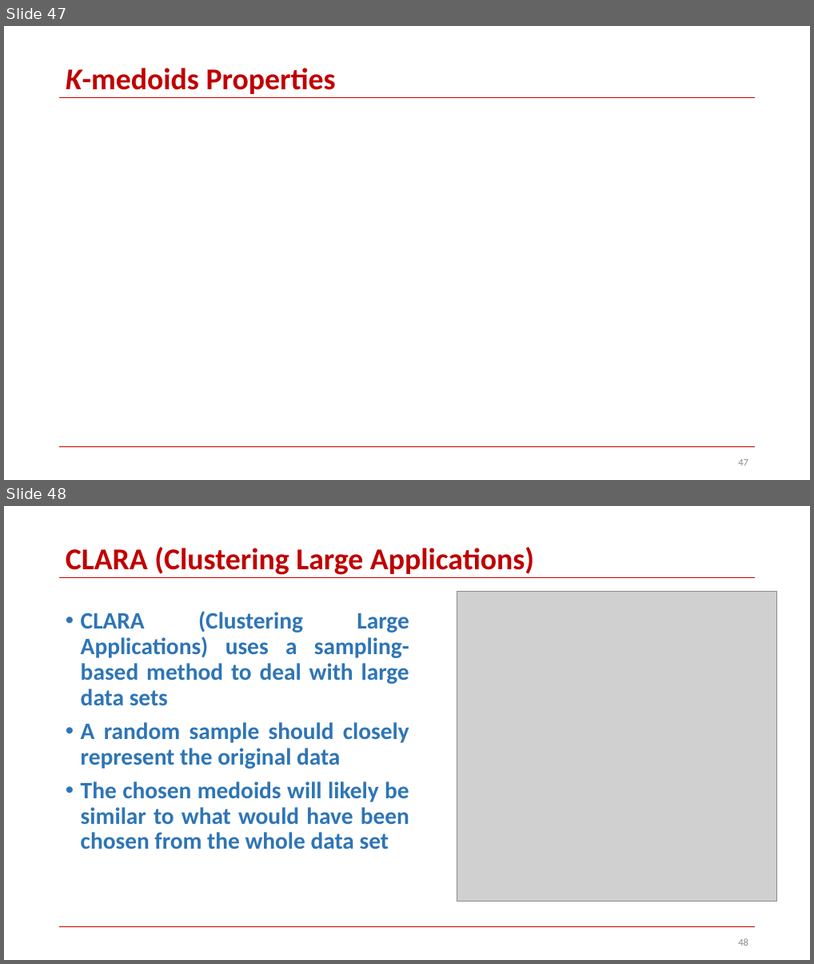
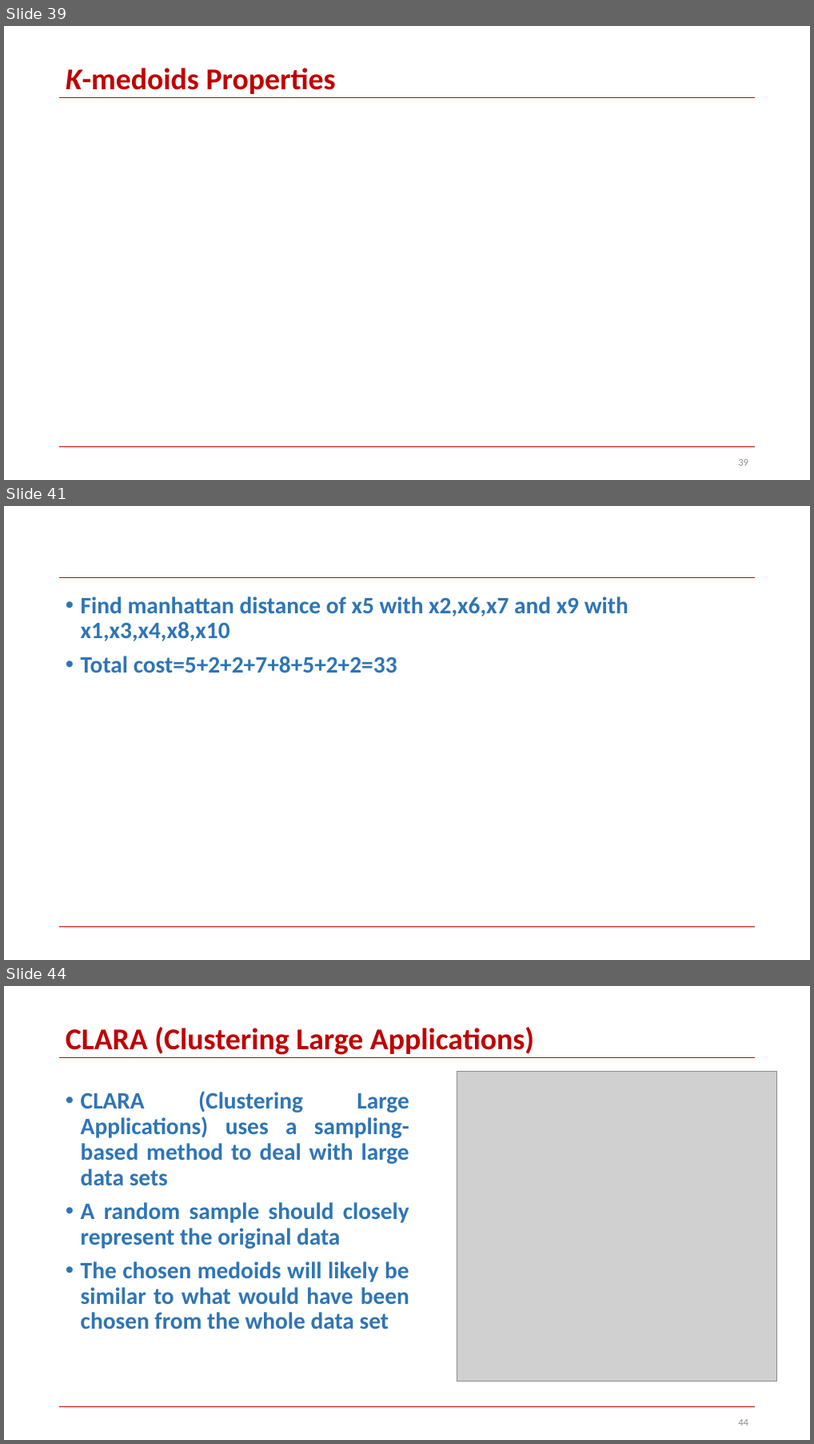
Before and after one commit to skysumitkumar/Du_Mca, a slide deck: 3rd_semester/Data_Science_with_python/PPT/Unit_4/Clustering-Part1.pptx. Shown one above the other, each under a label of ours: slides 47 and 48 before the commit, slides 39, 41 and 44 after it; the slides between them are not shown. The pictures are 814x964 and 814x1444 pixels, drawn with LibreOffice and Linux fonts; fonts in the diff are those of the drawing; grey boxes stand for pictures. Boxes give left, top, right and bottom in pixels: in the first picture for what was removed or moved away, otherwise in the second. Text is boxed around its words. In the diff, an @@ line names an element or a change of style, - is before the commit and + after.

```diff
--- a/3rd_semester/Data_Science_with_python/PPT/Unit_4/Clustering-Part1.pptx
+++ b/3rd_semester/Data_Science_with_python/PPT/Unit_4/Clustering-Part1.pptx
@@ slide 41 added at bbox=[4, 506, 810, 960], background #FFFFFF; not listed: 2 template elements that a slide beside it also shows @@
@@ text added at bbox=[81, 596, 629, 673], 28 pt, text #2E75B6, bold @@
+• Find manhattan distance of x5 with x2,x6,x7 and x9 with x1,x3,x4,x8,x10
+• Total cost=5+2+2+7+8+5+2+2=33
@@ what was slide 47 is now slide 39 @@
@@ page number at bbox=[738, 459, 749, 465]: text changed @@
-47
+39
@@ what was slide 48 is now slide 44 @@
@@ page number at bbox=[738, 1419, 749, 1425]: text changed @@
-48
+44
```
Also in this commit, not shown: 3 slides changed, 1 other slide added, 6 slides removed.
